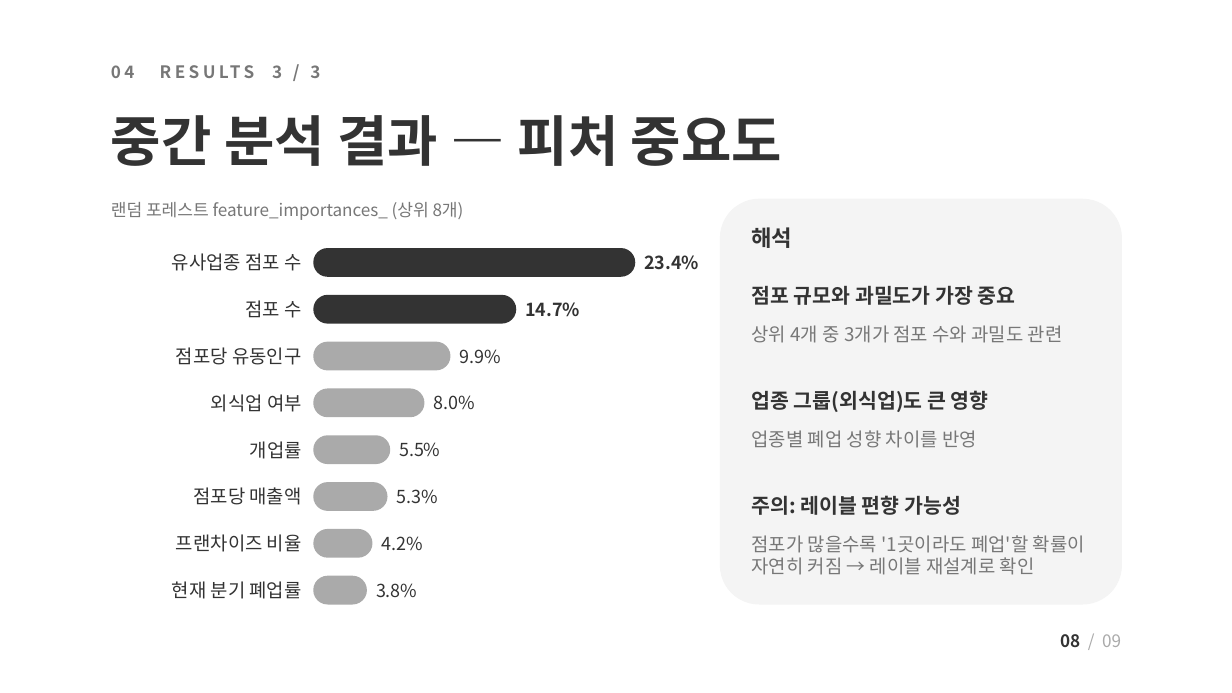
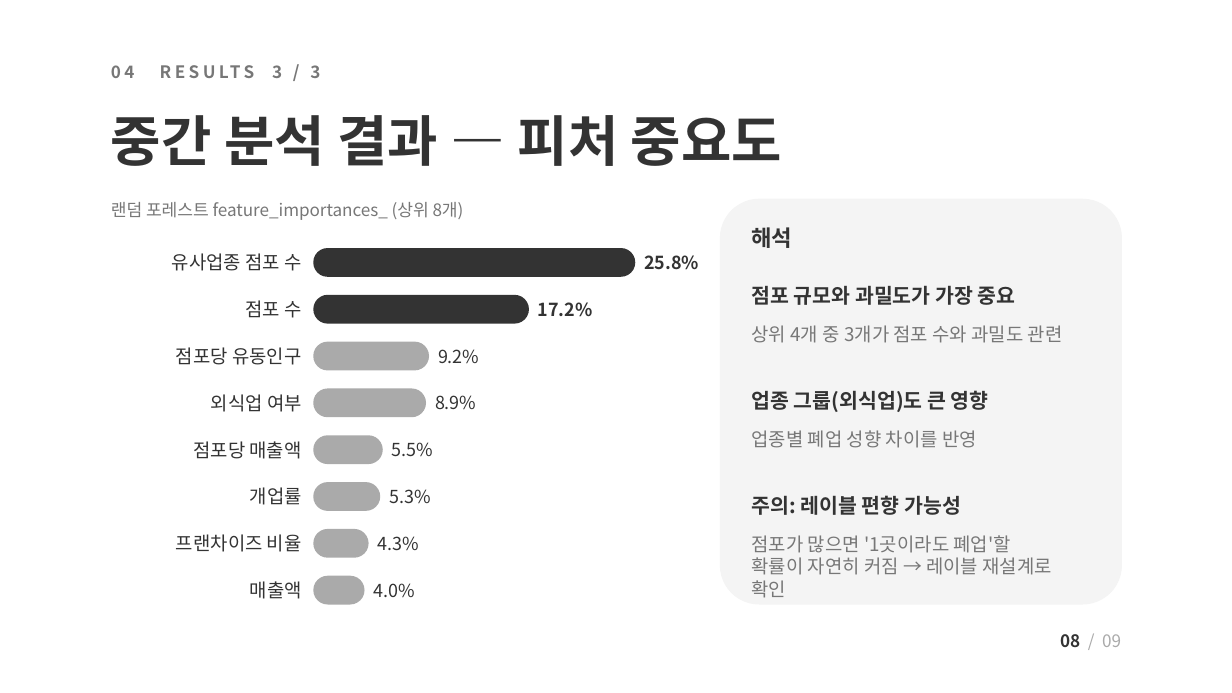
Before and after one commit to JungUihyun/biz-risk-predictor, a slide deck: slide 8 of docs/presentation/biz-risk-predictor_mid2_public.pptx. Drawn at 1232x693 pixels with LibreOffice and Linux fonts; fonts in the diff are those of the drawing. Boxes give left, top, right and bottom in pixels: in the first picture for what was removed or moved away, otherwise in the second. Text is boxed around its words. In the diff, an @@ line names an element or a change of style, - is before the commit and + after.

```diff
--- a/docs/presentation/biz-risk-predictor_mid2_public.pptx
+++ b/docs/presentation/biz-risk-predictor_mid2_public.pptx
@@ text at (x1=644, y1=255, x2=699, y2=270): text changed @@
-23.4%
+25.8%
@@ rounded rectangle resized from (x1=314, y1=296, x2=515, y2=323) to (x1=314, y1=296, x2=529, y2=323) @@
@@ text at (x1=538, y1=302, x2=593, y2=317): text changed @@
-14.7%
+17.2%
@@ rounded rectangle resized from (x1=314, y1=342, x2=450, y2=370) to (x1=314, y1=342, x2=429, y2=370) @@
@@ text at (x1=438, y1=349, x2=479, y2=364): text changed @@
-9.9%
+9.2%
@@ text at (x1=435, y1=395, x2=476, y2=410): text changed @@
-8.0%
+8.9%
@@ text "점포당 매출액" moved from (x1=193, y1=487, x2=302, y2=505) to (x1=193, y1=441, x2=302, y2=459) @@
@@ rounded rectangle resized from (x1=314, y1=436, x2=389, y2=463) to (x1=314, y1=436, x2=382, y2=463) @@
@@ text "5.5%" moved from (x1=399, y1=442, x2=440, y2=457) to (x1=392, y1=442, x2=433, y2=457) @@
@@ text "개업률" moved from (x1=250, y1=441, x2=302, y2=459) to (x1=250, y1=487, x2=302, y2=505) @@
@@ text "5.3%" moved from (x1=397, y1=489, x2=438, y2=504) to (x1=389, y1=489, x2=430, y2=504) @@
@@ rounded rectangle resized from (x1=314, y1=483, x2=387, y2=510) to (x1=314, y1=483, x2=379, y2=510) @@
@@ rounded rectangle resized from (x1=314, y1=530, x2=372, y2=557) to (x1=314, y1=530, x2=368, y2=557) @@
@@ text at (x1=378, y1=536, x2=419, y2=551): text changed @@
-4.2%
+4.3%
@@ text at (x1=752, y1=535, x2=1051, y2=598): text changed @@
-점포가 많을수록 '1곳이라도 폐업'할 확률이
-자연히 커짐 → 레이블 재설계로 확인
+점포가 많으면 '1곳이라도 폐업'할
+확률이 자연히 커짐 → 레이블 재설계로 확인
@@ text at (x1=250, y1=581, x2=302, y2=599): text changed @@
-현재 분기 폐업률
+매출액
@@ text at (x1=373, y1=583, x2=414, y2=598): text changed @@
-3.8%
+4.0%
```
Also in this commit, not shown: 7 other slides changed, 11 other files.
